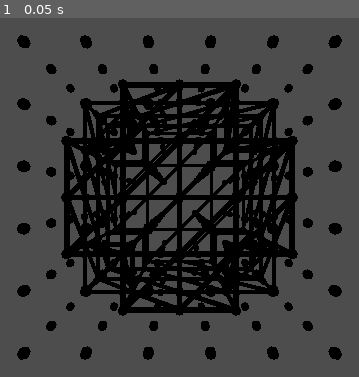
Above: before the commit, frame 1.
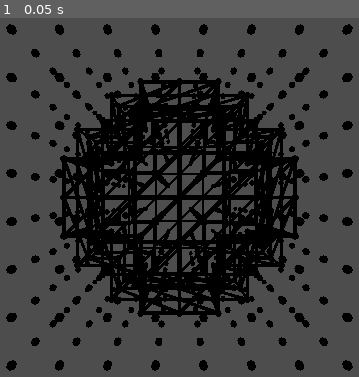
Above: after the commit, the same moment.

Repository: PierreBeur/naive-surface-nets-3d
Game: Godot game, scene res://scenes/main.tscn
Same seed, same stepped clock (60 frames per second), same inputs: the game is played once before the commit and once after it.
Inputs:
- Up to frame 1 (0.05 s): no input

The runs differ from the first frame. In frame 1, 24% of the frame differs, in the area x 1-99%, y 1-99%.

Commit message:
Update main.gd

Diff:
--- a/scripts/main.gd
+++ b/scripts/main.gd
@@ -5,10 +5,10 @@
 
 @export var mouse_sensitivity := 0.002
 
-@export var bounding_box_size := 2.5
+var bounding_box_size := 2.5
 var bb_extent := bounding_box_size / 2.0
 
-@export var cell_resolution := 5
+var cell_resolution := 7
 var grid_resolution := cell_resolution + 1
 var cell_size := bounding_box_size / grid_resolution
 var cell_offset := cell_size / 2.0
@@ -17,8 +17,8 @@
 var vertex_size := cell_size / 5.0
 var edge_width := vertex_size / 2.0
 
-@export var vertex_color := Color.RED
-@export var edge_color := Color.BLUE
+var vertex_color := Color.RED
+var edge_color := Color.BLUE
 
 @export var show_grid_points := true
 
